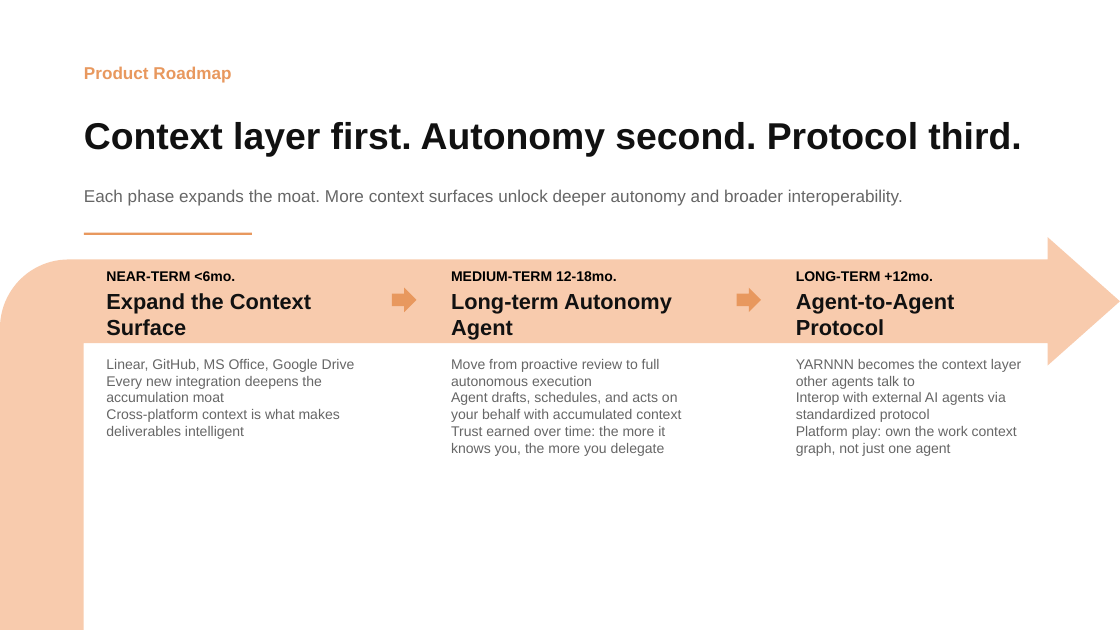
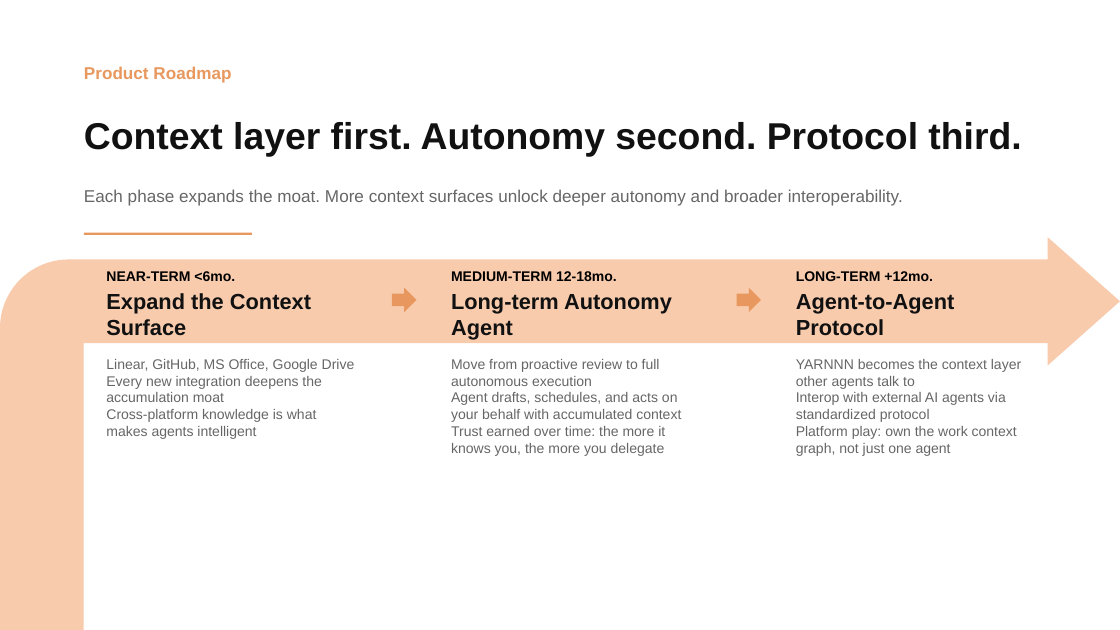
Before and after one commit to Kvkthecreator/yarnnnn, a slide deck: slide 14 of docs/working_docs/investors/IR Deck - yarnnn - March 2026.pptx (slide 15 before the commit). Drawn at 1120x630 pixels with LibreOffice and Linux fonts; fonts in the diff are those of the drawing. Boxes give left, top, right and bottom in pixels: in the first picture for what was removed or moved away, otherwise in the second. Text is boxed around its words. In the diff, an @@ line names an element or a change of style, - is before the commit and + after.

```diff
--- a/docs/working_docs/investors/IR Deck - yarnnn - March 2026.pptx
+++ b/docs/working_docs/investors/IR Deck - yarnnn - March 2026.pptx
@@ text at [106,409,317,439]: text changed @@
-Cross-platform context is what makes deliverables intelligent
+Cross-platform knowledge is what makes agents intelligent
```
Also in this commit, not shown: 12 other slides changed, 1 slide added, 1 slide removed, 7 other files.
